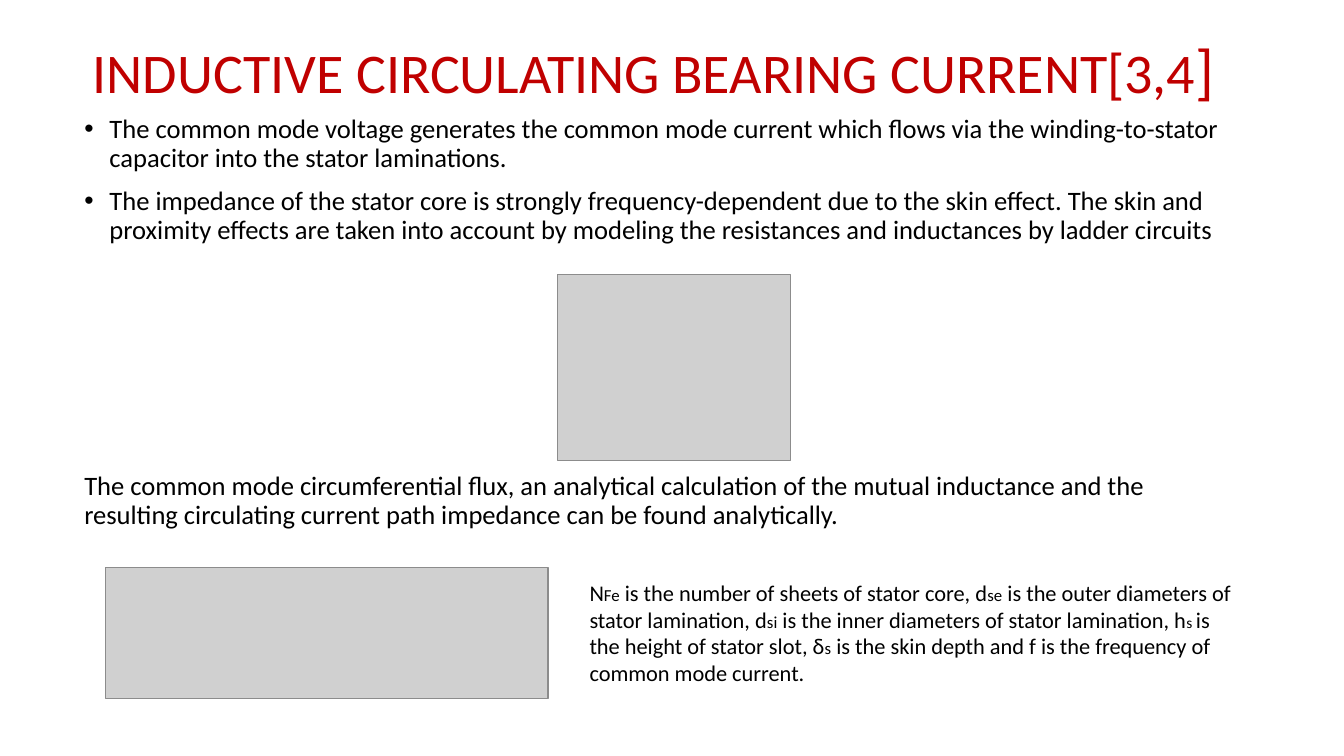
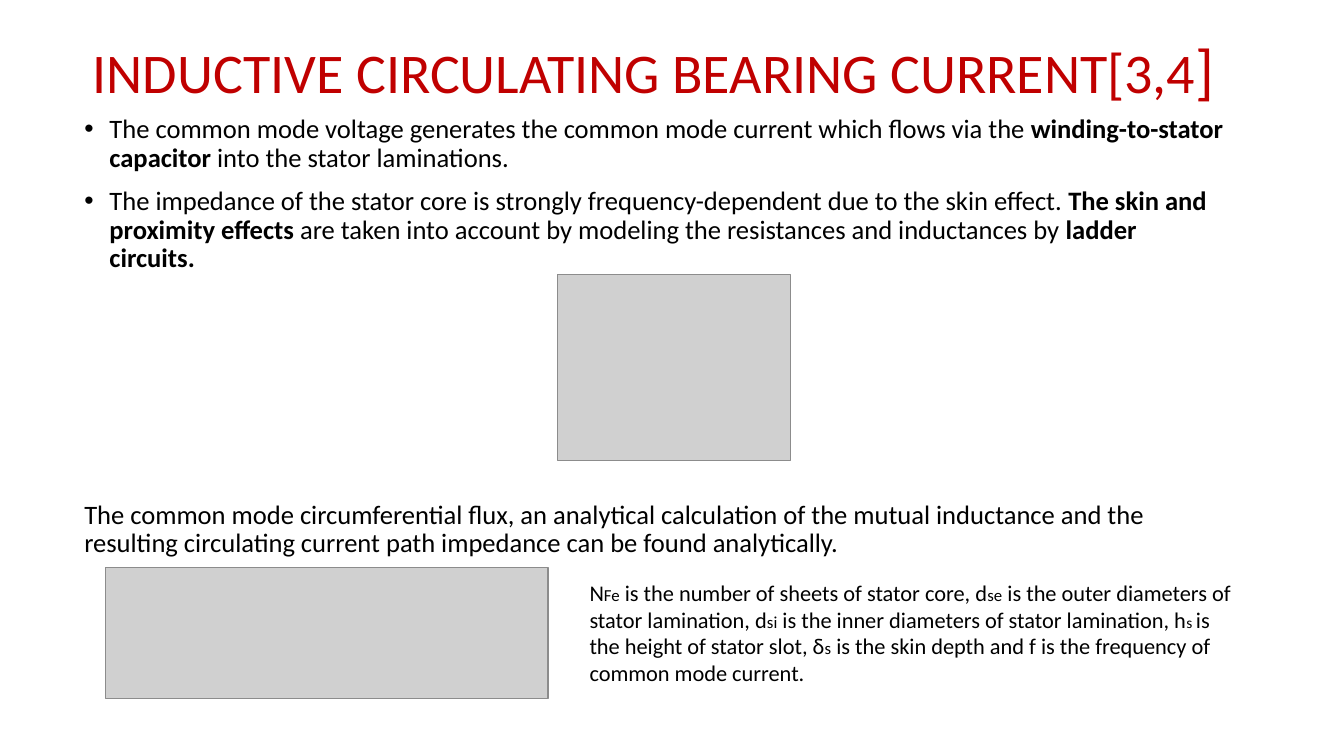
Before and after one commit to EnesAyaz/KTH, a slide deck: slide 11 of Weekly-Reports/BearingCurrentsSourceAndMitigations.pptx. Drawn at 1344x756 pixels with LibreOffice and Linux fonts; fonts in the diff are those of the drawing; grey boxes stand for pictures. Boxes give left, top, right and bottom in pixels: in the first picture for what was removed or moved away, otherwise in the second. Text is boxed around its words. In the diff, an @@ line names an element or a change of style, - is before the commit and + after.

```diff
--- a/Weekly-Reports/BearingCurrentsSourceAndMitigations.pptx
+++ b/Weekly-Reports/BearingCurrentsSourceAndMitigations.pptx
@@ text at (109, 119, 1223, 172): bold on in "winding-to-stator capacitor" @@
@@ text at (109, 191, 1207, 268): text changed @@
-• The impedance of the stator core is strongly frequency-dependent due to the skin effect. The skin and proximity effects are taken into account by modeling the resistances and inductances by ladder circuits
+• The impedance of the stator core is strongly frequency-dependent due to the skin effect. The skin and proximity effects are taken into account by modeling the resistances and inductances by ladder circuits.
```
Also in this commit, not shown: 10 other slides changed, 1 other file.
